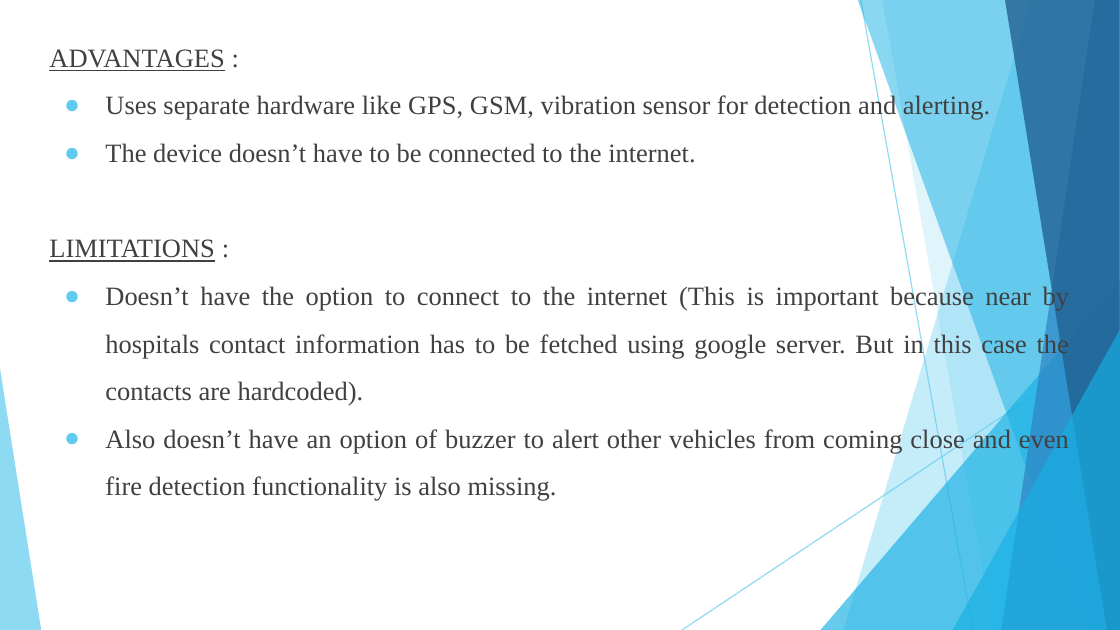
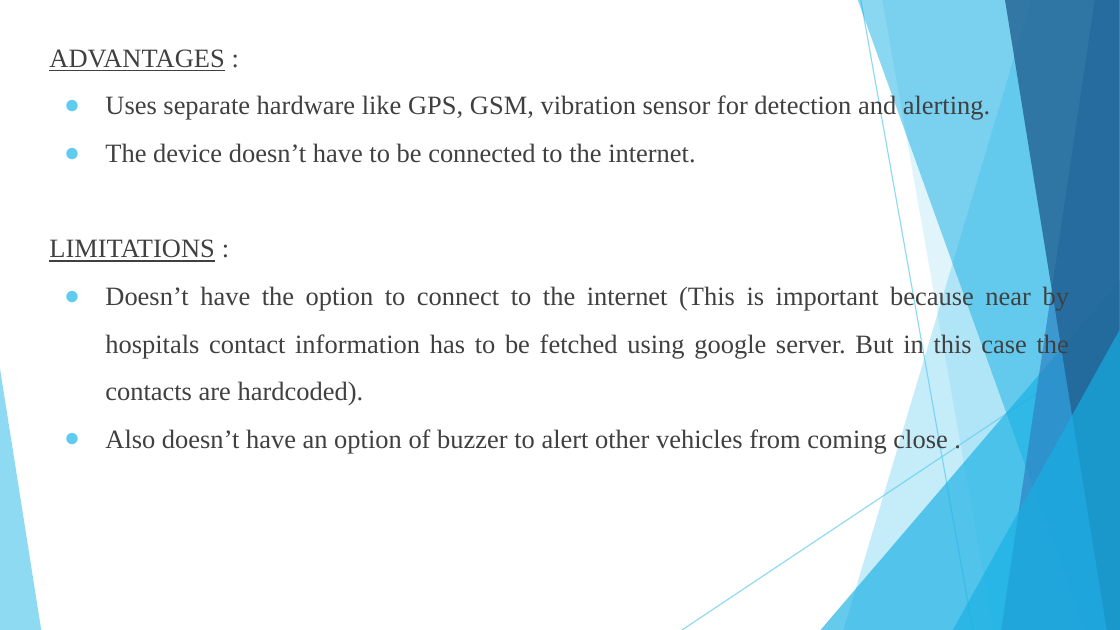
Before and after one commit to Sampanna-T/Major_Project, a slide deck: slide 7 of Doc/Major_Project.pptx (slide 8 before the commit). Drawn at 1120x630 pixels with LibreOffice and Linux fonts; fonts in the diff are those of the drawing. Boxes give left, top, right and bottom in pixels: in the first picture for what was removed or moved away, otherwise in the second. Text is boxed around its words. In the diff, an @@ line names an element or a change of style, - is before the commit and + after.

```diff
--- a/Doc/Major_Project.pptx
+++ b/Doc/Major_Project.pptx
@@ text at (105, 427, 947, 454): text changed @@
-● Also doesn’t have an option of buzzer to alert other vehicles from coming close and even fire detection functionality is also missing.
+● Also doesn’t have an option of buzzer to alert other vehicles from coming close .
```
Also in this commit, not shown: 14 other slides changed, 5 slides removed, 1 other file.
